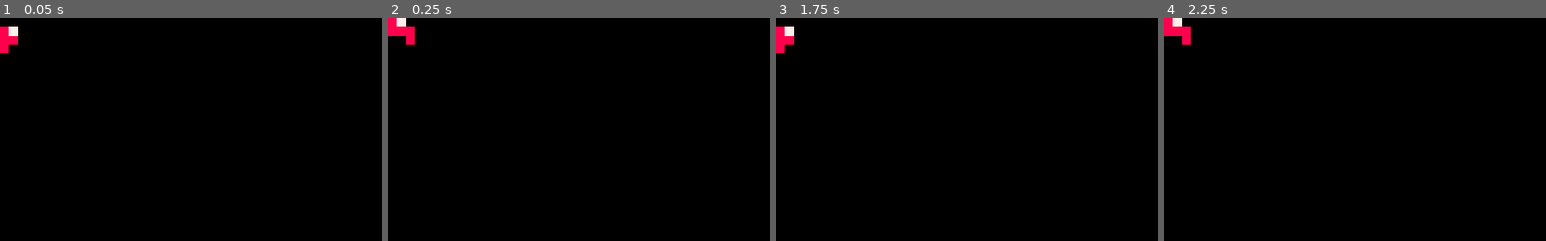
Above: before the commit, frames 1-4 (left to right).
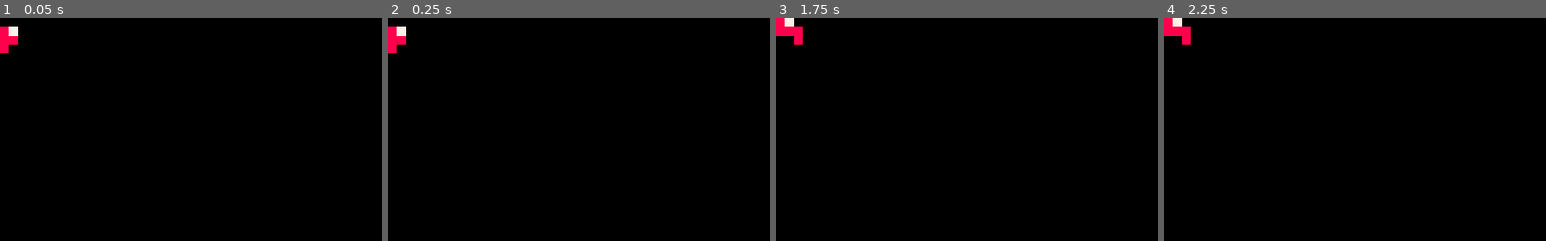
Above: after the commit, the same moments.

Repository: Whyat1872/penny-pitchers
Game: Godot game, scene res://enemies/BossGuy.tscn
Two runs of this game, one before a commit and one after it. Both use one fixed random seed, a clock stepped at 60 frames per second and the inputs below. This scene is started directly instead of the project's main scene.
Inputs (mouse positions are % of the whole screen's width and height, from its top left):
- Up to frame 1 (0.05 s): no input
- Up to frame 2 (0.25 s): no input
- Up to frame 3 (1.75 s): move the mouse to (72, 45) at 0.52 s; press the mouse at (72, 45) at 0.53 s; hold Right (ui_right) 0.53-1.28 s; move the mouse to (30, 55) at 1.27 s; release the mouse at (30, 55) at 1.28 s; hold Down (ui_down) from 1.28 s (still down); click (30, 55) at 1.35 s
- Up to frame 4 (2.25 s): tap Enter at 2 s; move the mouse to (60, 28) at 2.02 s; release Down (ui_down) at 2.03 s; press the mouse at (60, 28) at 2.03 s; hold Right (ui_right) from 2.03 s (still down)
The pictures show only the part of the screen within x 0-50%, y 0-50%; the shares and areas given below are measured in that part.

Frame 1 is identical in both runs. In frame 2, 0.7% of the frame differs, in the area x 0-7%, y 0-16%; in frame 3, 0.7%; in frame 4, nothing differs.
Error in both runs: Invalid get index 'global_position' (on base: 'null instance'). (res://enemies/BossGuy.gd:28)

Commit message:
Added new enemy variants

Diff:
--- a/EnemySpawnArea.gd
+++ b/EnemySpawnArea.gd
@@ -1,23 +1,56 @@
 extends Path2D
 
-onready var enemy = preload("res://enemies/BadGuy.tscn")
-onready var boss = preload("res://enemies/BossGuy.tscn")
+onready var badguy = preload("res://enemies/BadGuy.tscn")
+onready var bossguy = preload("res://enemies/BossGuy.tscn")
+onready var armorguy = preload("res://enemies/ArmorGuy.tscn")
+onready var ghostguy = preload("res://enemies/sprites/ghostguy.png")
+onready var slimeguy = preload("res://enemies/sprites/slimeguy.png")
+
 onready var spawn_timer = $SpawnTimer
 
-export var boss_interval = 10
+export var badguy_interval = 1
+export var bossguy_interval = 8
+export var armorguy_interval = 10
+export var ghostguy_interval = 15
+export var slimeguy_interval = 17
 
 var spawned_enemies = 0
+var spawn_intervals
+
+func _ready():
+	spawn_intervals = [badguy_interval, bossguy_interval, armorguy_interval, ghostguy_interval, slimeguy_interval]
 
 func _on_SpawnTimer_timeout():
 	spawned_enemies += 1
+	print("spawned enemies: %s" % spawned_enemies)
 	var mob
-	match spawned_enemies % boss_interval:
+	for i in spawn_intervals:
+		match spawned_enemies % i:
+			0:
+				match i: # top: least frequent, bottom: most frequent
+					bossguy_interval:
+						mob = bossguy.instance()
+						print("spawned bossguy")
+					ghostguy_interval:
+						mob = ghostguy.instance()
+						print("spawned ghostguy")
+					slimeguy_interval:
+						mob = slimeguy.instance()
+						print("spawned slimeguy")
+					armorguy_interval:
+						mob = armorguy.instance()
+						print("spawned armorguy")
+					badguy_interval:
+						mob = badguy.instance()
+						print("spawned badguy")
+	if mob != null:
+		$EnemySpawnSpot.offset = randi()
+		get_tree().get_root().get_node("World/YSort").add_child(mob)
+		var direction = $EnemySpawnSpot.rotation + PI / 2
+		mob.position = $EnemySpawnSpot.position
+		direction += rand_range(-PI / 4, PI / 4)
+
+func calculate_spawn(index):
+	match spawned_enemies % index:
 		0:
-			mob = boss.instance()
-		_:
-			mob = enemy.instance()
-	$EnemySpawnSpot.offset = randi()
-	get_tree().get_root().get_node("World/YSort").add_child(mob)
-	var direction = $EnemySpawnSpot.rotation + PI / 2
-	mob.position = $EnemySpawnSpot.position
-	direction += rand_range(-PI / 4, PI / 4)
+			pass
--- a/World.tscn
+++ b/World.tscn
@@ -83,6 +83,12 @@
 
 [node name="CollectableCoin2" parent="Items" instance=ExtResource( 2 )]
 position = Vector2( 448, 320 )
+
+[node name="CollectableCoin3" parent="Items" instance=ExtResource( 2 )]
+position = Vector2( 512, 256 )
+
+[node name="CollectableCoin4" parent="Items" instance=ExtResource( 2 )]
+position = Vector2( 512, 384 )
 
 [node name="WorldBounds" type="Node" parent="."]
 script = ExtResource( 5 )
@@ -174,7 +180,6 @@
 [node name="EnemySpawnArea" type="Path2D" parent="."]
 curve = SubResource( 4 )
 script = ExtResource( 4 )
-boss_interval = 5
 
 [node name="EnemySpawnSpot" type="PathFollow2D" parent="EnemySpawnArea"]
 position = Vector2( -56, -56 )
--- /dev/null
+++ b/enemies/ArmorGuy.gd
@@ -0,0 +1,11 @@
+extends "res://enemies/BaseEnemy.gd"
+
+func _ready():
+		speed = (rand_range(90, 200) * 0.75) # 0.75 speed
+
+func death():
+	for i in range(0, max_health - 1): # -1 b/c max_health = 2
+		var dropped_loot = coin_drop.instance()
+		dropped_loot.position = get_global_position()
+		get_tree().get_root().get_node("World/Items").call_deferred("add_child", dropped_loot)
+		i += 1
--- /dev/null
+++ b/enemies/ArmorGuy.tscn
@@ -0,0 +1,12 @@
+[gd_scene load_steps=4 format=2]
+
+[ext_resource path="res://enemies/BaseEnemy.tscn" type="PackedScene" id=1]
+[ext_resource path="res://enemies/sprites/armorguy.png" type="Texture" id=2]
+[ext_resource path="res://enemies/ArmorGuy.gd" type="Script" id=3]
+
+[node name="ArmorGuy" instance=ExtResource( 1 )]
+script = ExtResource( 3 )
+max_health = 2
+
+[node name="Sprite" parent="." index="0"]
+texture = ExtResource( 2 )
--- a/enemies/BaseEnemy.gd
+++ b/enemies/BaseEnemy.gd
@@ -8,16 +8,16 @@
 var player_ref
 var coin_drop = preload("res://interactables/money/CollectableCoin.tscn")
 
-var speed = 100
+export var speed = 100
+var base_speed = 100
 var velocity = Vector2()
 
 export var max_health = 1
-export var is_boss = false
 var current_health
 var invincible = false
 
 func _ready():
-	print(int(is_boss))
+#	print(int(is_boss))
 	current_health = max_health
 	speed = rand_range(90, 200)
 	player_ref = get_tree().get_root().get_node("World/YSort/Player")
@@ -35,12 +35,9 @@
 	global_position += velocity * speed * delta
 
 func death():
-	for i in range(0, max_health + int(is_boss)):
+	for i in range(0, max_health):
 		var dropped_loot = coin_drop.instance()
-		if is_boss:
-			dropped_loot.position = get_global_position() + drop_offset()
-		else:
-			dropped_loot.position = get_global_position()
+		dropped_loot.position = get_global_position()
 		get_tree().get_root().get_node("World/Items").call_deferred("add_child", dropped_loot)
 		i += 1
 
@@ -55,7 +52,7 @@
 	return spawn_pos
 
 func _on_body_entered(body):
-	print(body.name)
+#	print(body.name)
 	if body.is_in_group("player"):
 		get_tree().reload_current_scene()
 	elif body.is_in_group("projectile") and body.can_kill == true and !invincible:
--- a/enemies/BaseEnemy.tscn
+++ b/enemies/BaseEnemy.tscn
@@ -1,6 +1,6 @@
 [gd_scene load_steps=9 format=2]
 
-[ext_resource path="res://enemies/badguy.png" type="Texture" id=1]
+[ext_resource path="res://enemies/sprites/badguy.png" type="Texture" id=1]
 [ext_resource path="res://enemies/BaseEnemy.gd" type="Script" id=2]
 
 [sub_resource type="CircleShape2D" id=1]
@@ -21,7 +21,7 @@
 }
 
 [sub_resource type="Animation" id=3]
-length = 0.4
+length = 0.1
 loop = true
 tracks/0/type = "value"
 tracks/0/path = NodePath("Sprite:region_rect")
@@ -30,10 +30,10 @@
 tracks/0/imported = false
 tracks/0/enabled = true
 tracks/0/keys = {
-"times": PoolRealArray( 0, 0.2 ),
-"transitions": PoolRealArray( 1, 1 ),
+"times": PoolRealArray( 0 ),
+"transitions": PoolRealArray( 1 ),
 "update": 0,
-"values": [ Rect2( 0, 0, 8, 8 ), Rect2( 8, 0, 8, 8 ) ]
+"values": [ Rect2( 0, 0, 8, 8 ) ]
 }
 
 [sub_resource type="Animation" id=4]
--- a/enemies/BossGuy.gd
+++ b/enemies/BossGuy.gd
@@ -1,5 +1,13 @@
 extends "res://enemies/BaseEnemy.gd"
 
 func _ready():
-	speed /= 2
-	anims_player.playback_speed /= 2
+	speed = (rand_range(90, 200) * 0.5) # 0.50 speed
+	anims_player.playback_speed = speed / base_speed
+	print("%s / %s = %s" % [speed, base_speed, anims_player.playback_speed])
+
+func death():
+	for i in range(0, max_health + 1): # +1 for extra boss drop
+		var dropped_loot = coin_drop.instance()
+		dropped_loot.position = get_global_position() + drop_offset()
+		get_tree().get_root().get_node("World/Items").call_deferred("add_child", dropped_loot)
+		i += 1
--- a/enemies/BossGuy.tscn
+++ b/enemies/BossGuy.tscn
@@ -9,8 +9,8 @@
 [node name="BossGuy" instance=ExtResource( 1 )]
 script = ExtResource( 2 )
 kill_speed = 300
+speed = 50
 max_health = 2
-is_boss = true
 
 [node name="Sprite" parent="." index="0"]
 scale = Vector2( 12, 12 )
--- /dev/null
+++ b/enemies/GhostGuy.gd
@@ -0,0 +1,4 @@
+extends "res://enemies/BaseEnemy.gd"
+
+func _ready():
+		speed = (rand_range(90, 200) * 1.25) # 1.25 speed
--- /dev/null
+++ b/enemies/GhostGuy.tscn
@@ -0,0 +1,11 @@
+[gd_scene load_steps=4 format=2]
+
+[ext_resource path="res://enemies/BaseEnemy.tscn" type="PackedScene" id=1]
+[ext_resource path="res://enemies/sprites/ghostguy.png" type="Texture" id=2]
+[ext_resource path="res://enemies/GhostGuy.gd" type="Script" id=3]
+
+[node name="GhostGuy" instance=ExtResource( 1 )]
+script = ExtResource( 3 )
+
+[node name="Sprite" parent="." index="0"]
+texture = ExtResource( 2 )
--- /dev/null
+++ b/enemies/SlimeGuy.gd
@@ -0,0 +1,16 @@
+extends "res://enemies/BaseEnemy.gd"
+
+
+# Declare member variables here. Examples:
+# var a = 2
+# var b = "text"
+
+
+# Called when the node enters the scene tree for the first time.
+func _ready():
+	pass # Replace with function body.
+
+
+# Called every frame. 'delta' is the elapsed time since the previous frame.
+#func _process(delta):
+#	pass
--- /dev/null
+++ b/enemies/SlimeGuy.tscn
@@ -0,0 +1,12 @@
+[gd_scene load_steps=4 format=2]
+
+[ext_resource path="res://enemies/BaseEnemy.tscn" type="PackedScene" id=1]
+[ext_resource path="res://enemies/SlimeGuy.gd" type="Script" id=2]
+[ext_resource path="res://enemies/sprites/slimeguy.png" type="Texture" id=3]
+
+
+[node name="SlimeGuy" instance=ExtResource( 1 )]
+script = ExtResource( 2 )
+
+[node name="Sprite" parent="." index="0"]
+texture = ExtResource( 3 )
Binary file added: enemies/sprites/armorguy.png
Not shown, added: enemies/sprites/armorguy.png.import
Renamed: enemies/badguy.png -> enemies/sprites/badguy.png
Not shown, changed: enemies/sprites/badguy.png.import
Binary file added: enemies/sprites/ghostguy.png
Not shown, added: enemies/sprites/ghostguy.png.import
Binary file added: enemies/sprites/slimeguy.png
Not shown, added: enemies/sprites/slimeguy.png.import
Binary file added: player/sprites/guy2.png
Not shown, added: player/sprites/guy2.png.import
